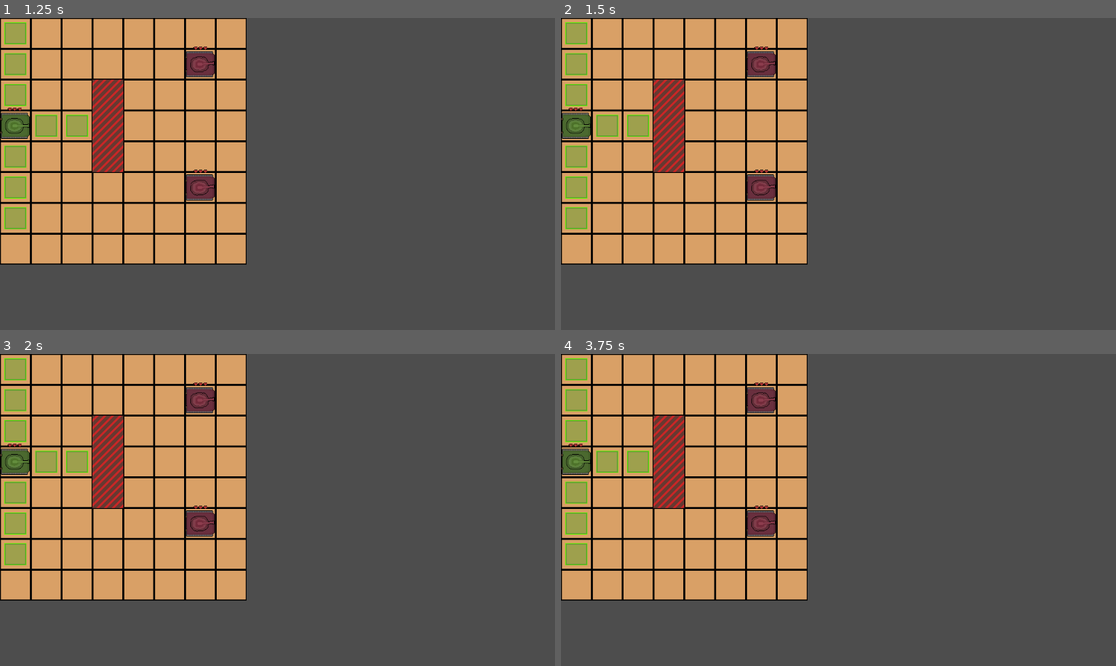
Above: before the commit, frames 1-4 (two rows, left to right).
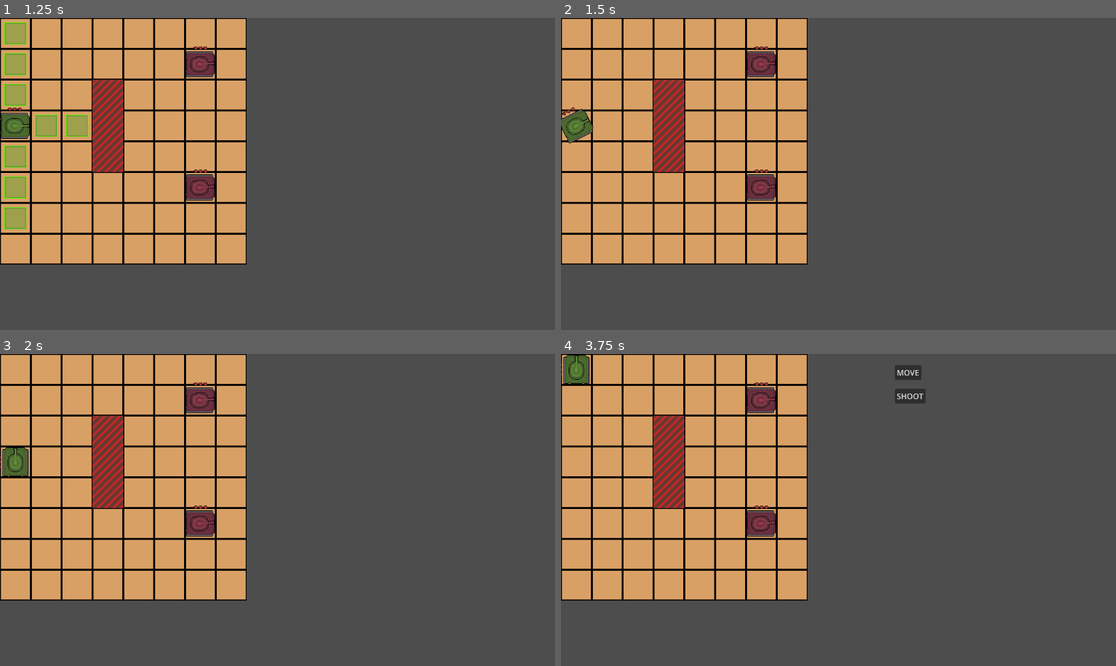
Above: after the commit, the same moments.

Repository: s3716853/tank-game
Game: Godot game, scene res://Scenes/main.tscn
Two runs of this game, one before a commit and one after it. Both use one fixed random seed, a clock stepped at 60 frames per second and the inputs below.
Inputs (mouse positions are in pixels of both pictures, inside the frame that each line leads up to):
- Up to frame 1 (1.25 s): click "MOVE" at 0.5 s
- Up to frame 2 (1.5 s): tap Enter at 1.25 s; move the mouse to (577, 33) at 1.27 s; click (577, 33) at 1.42 s
- Up to frame 3 (2 s): no input
- Up to frame 4 (3.75 s): move the mouse to (577, 400) at 2.02 s; click (577, 400) at 2.17 s; move the mouse to (577, 432) at 2.77 s; click (577, 432) at 2.92 s; tap Space at 3.5 s; move the mouse to (577, 491) at 3.52 s; click (577, 491) at 3.67 s

Frame 1 is identical in both runs. In frame 2, 2.6% of the frame differs, in the area x 0-16%, y 1-68%; in frame 3, 2.6%; in frame 4, 3.4%, in the area x 0-66%, y 0-68%.
Error before the commit: Invalid access to property or key 'position' on a base object of type 'Node2D'. (res://Scripts/map.gd:120)

Commit message:
gave the map a reference to the player, now movement acts as intended again

Diff:
--- a/Scripts/GameManager.gd
+++ b/Scripts/GameManager.gd
@@ -13,6 +13,7 @@
 	add_child(Player)
 	Player.position = Map.player_spawn.position
 	Player.map = Map
+	Map.player = Player
 	EnemyHandler.spawn_enemies(Map.enemy_spawn)
 
 func set_enemy_turn():
Not shown: 1 places in Prefabs/tile.tscn that only renumber resources
